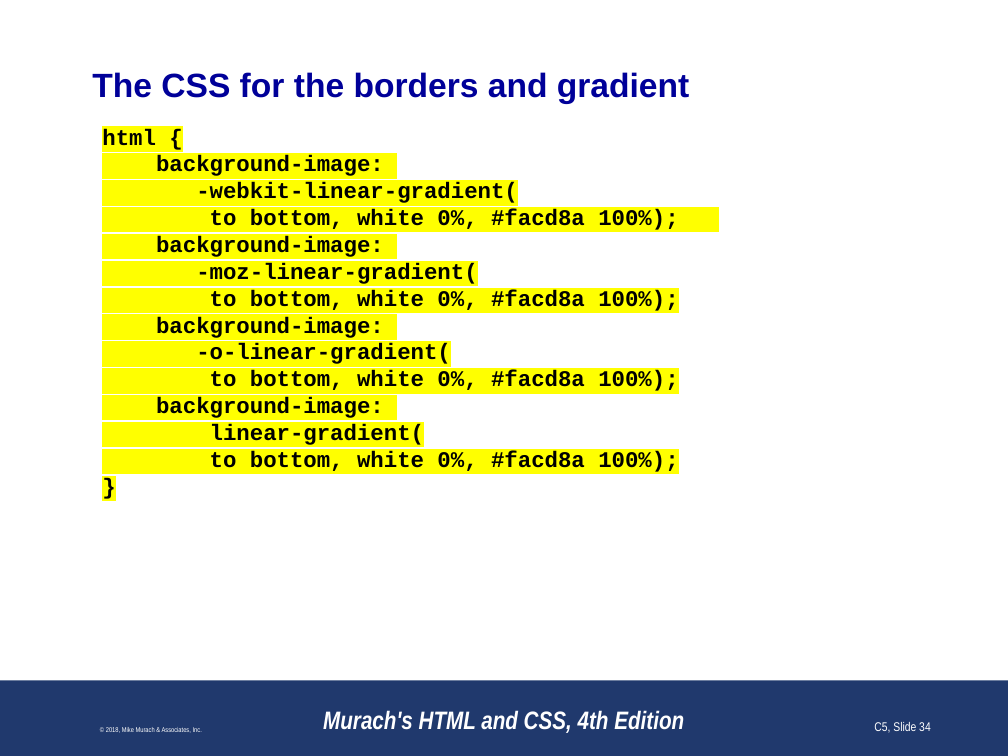
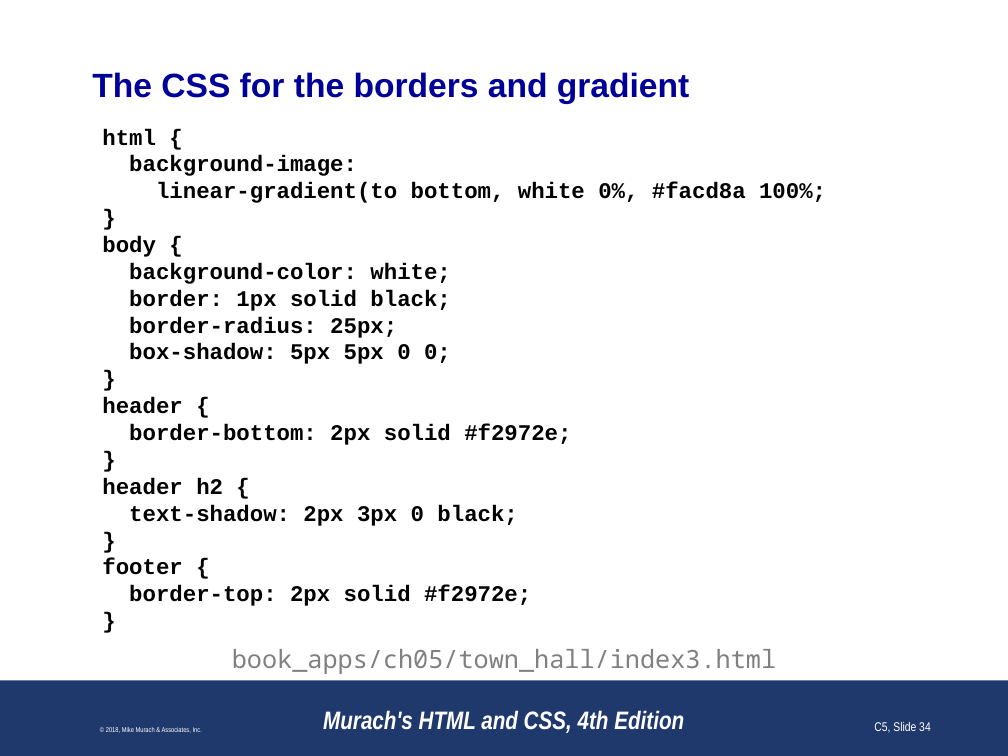
Before and after one commit to paulsmithkc/awd1000_base_lab_and_homework, a slide deck: slide 34 of murach_html_4e/slides/Chapter 5 slides (Revised).pptx. Drawn at 1008x756 pixels with LibreOffice and Linux fonts; fonts in the diff are those of the drawing; background and template pictures are left out. Boxes give left, top, right and bottom in pixels: in the first picture for what was removed or moved away, otherwise in the second. Text is boxed around its words. In the diff, an @@ line names an element or a change of style, - is before the commit and + after.

```diff
--- a/murach_html_4e/slides/Chapter 5 slides (Revised).pptx
+++ b/murach_html_4e/slides/Chapter 5 slides (Revised).pptx
@@ text at (x1=102, y1=128, x2=156, y2=145): highlight #FFFF00 to none in "html {", "}" @@
@@ text at (x1=129, y1=155, x2=826, y2=203): text changed @@
-background-image:
--webkit-linear-gradient(
-to bottom, white 0%, #facd8a 100%);
-background-image:
--moz-linear-gradient(
-to bottom, white 0%, #facd8a 100%);
-background-image:
--o-linear-gradient(
-to bottom, white 0%, #facd8a 100%);
-background-image:
-linear-gradient(
-to bottom, white 0%, #facd8a 100%);
+background-image:
+linear-gradient(to bottom, white 0%, #facd8a 100%;
@@ text at (x1=102, y1=236, x2=571, y2=606): paragraphs added @@
+body {
+background-color: white;
+border: 1px solid black;
+border-radius: 25px;
+box-shadow: 5px 5px 0 0;
+}
+header {
+border-bottom: 2px solid #f2972e;
+}
+header h2 {
+text-shadow: 2px 3px 0 black;
+}
+footer {
+border-top: 2px solid #f2972e;
+}
@@ text added at (x1=232, y1=649, x2=776, y2=674), 18 pt, text #808080 @@
+book_apps/ch05/town_hall/index3.html
```
Also in this commit, not shown: 27 other slides changed, 1 slide added, 2 slides removed.
